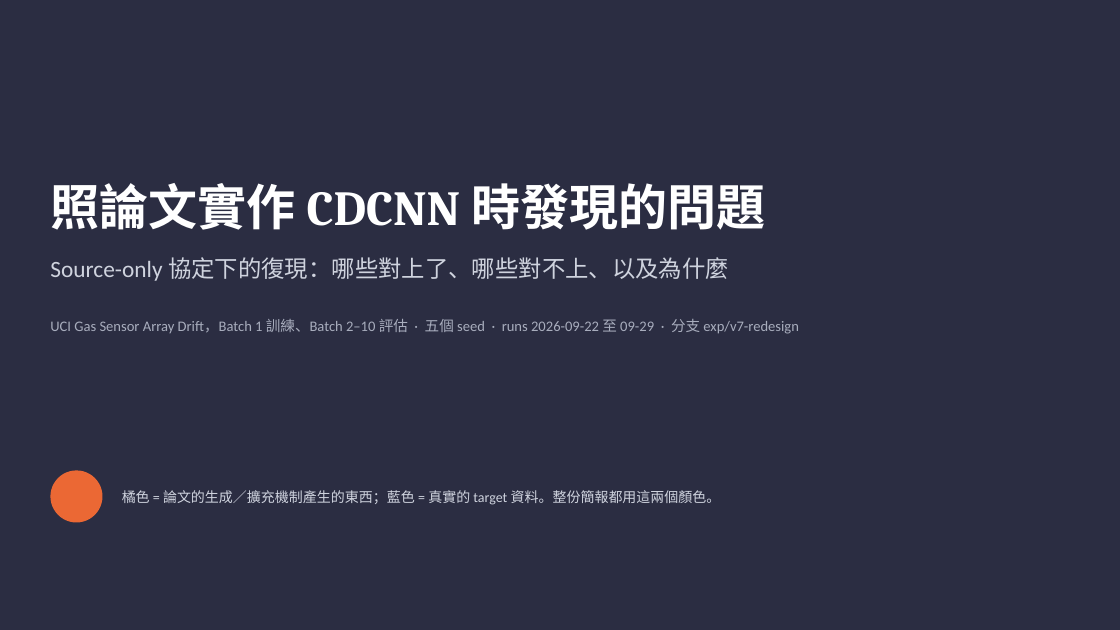
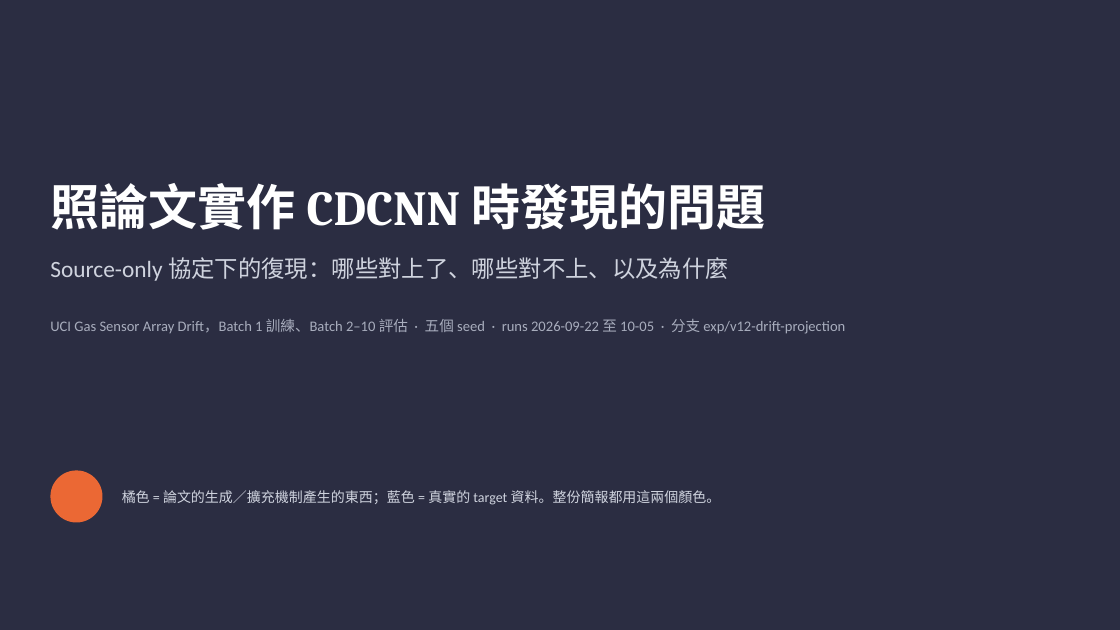
Before and after one commit to wintera1233/cdcnn, a slide deck: slide 1 of reports/cdcnn-implementation-issues.pptx. Drawn at 1120x630 pixels with LibreOffice and Linux fonts; fonts in the diff are those of the drawing. Boxes give left, top, right and bottom in pixels: in the first picture for what was removed or moved away, otherwise in the second. Text is boxed around its words. In the diff, an @@ line names an element or a change of style, - is before the commit and + after.

```diff
--- a/reports/cdcnn-implementation-issues.pptx
+++ b/reports/cdcnn-implementation-issues.pptx
@@ text at (50, 319, 845, 334): text changed @@
-UCI Gas Sensor Array Drift，Batch 1 訓練、Batch 2–10 評估 · 五個 seed · runs 2026-09-22 至 09-29 · 分支 exp/v7-redesign
+UCI Gas Sensor Array Drift，Batch 1 訓練、Batch 2–10 評估 · 五個 seed · runs 2026-09-22 至 10-05 · 分支 exp/v12-drift-projection
```
Also in this commit, not shown: 2 other files.
